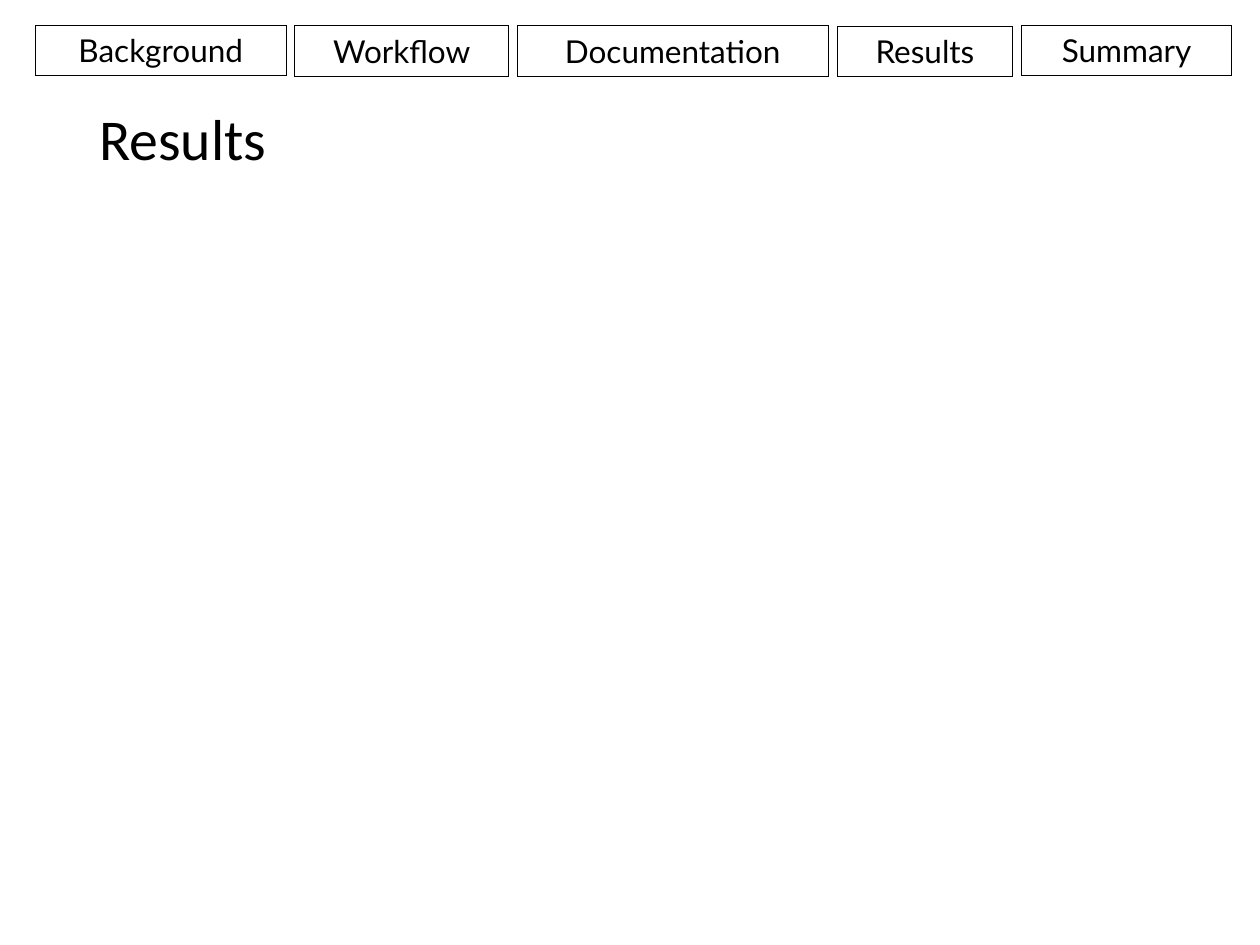
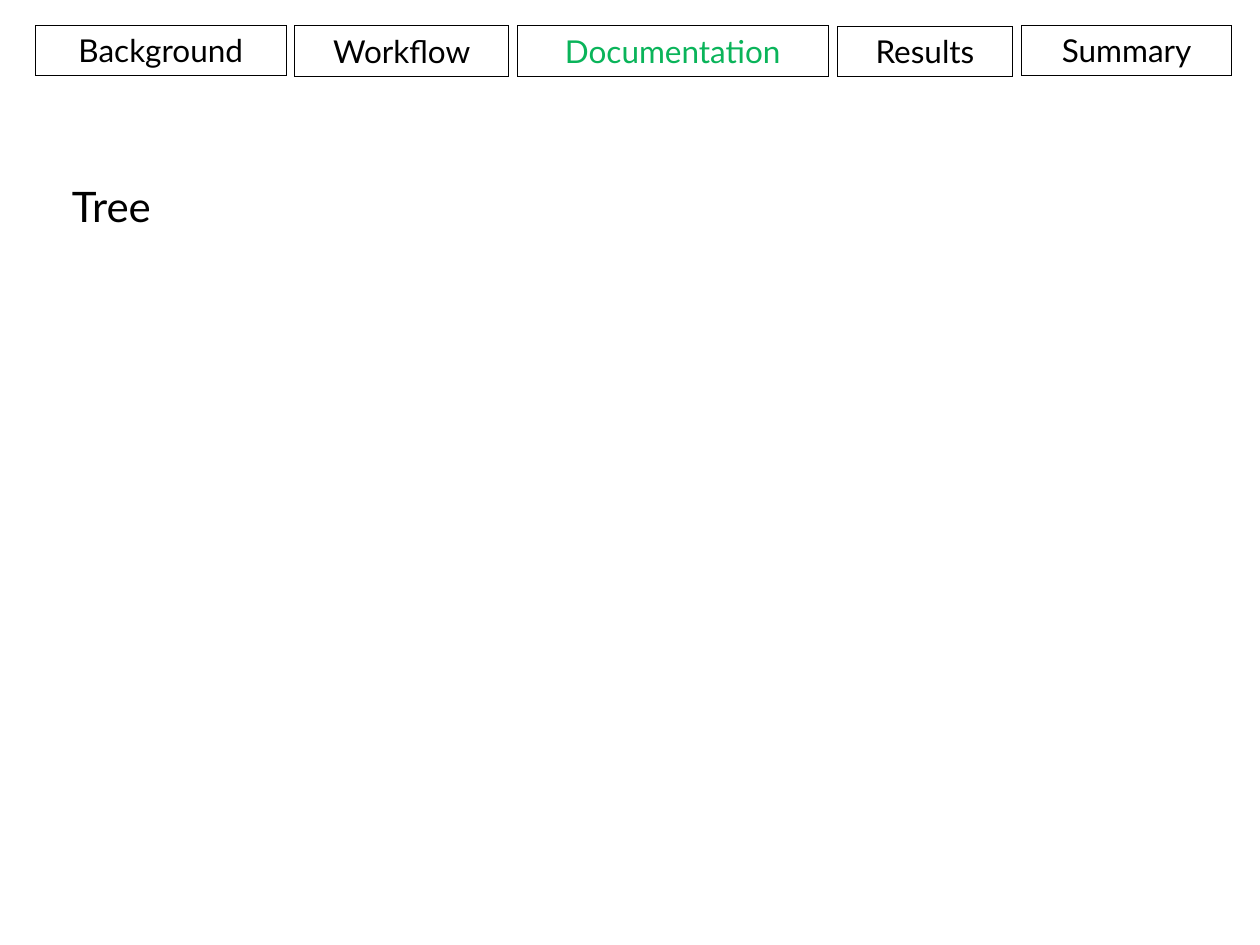
Before and after one commit to aweeger/BCB546X_FinalGroup, a slide deck: slide 24 of Presentation.pptx (slide 17 before the commit). Drawn at 1260x945 pixels with LibreOffice and Linux fonts; fonts in the diff are those of the drawing. Boxes give left, top, right and bottom in pixels: in the first picture for what was removed or moved away, otherwise in the second. Text is boxed around its words. In the diff, an @@ line names an element or a change of style, - is before the commit and + after.

```diff
--- a/Presentation.pptx
+++ b/Presentation.pptx
@@ rectangle "Documentation" at <box>518,26,828,77</box>: text colour #000000 to #0AB45A @@
@@ title removed at <box>99,120,266,161</box> @@
-Results
@@ text added at <box>72,192,151,223</box>, 24 pt, text #000000 @@
+Tree
```
Also in this commit, not shown: 3 other slides changed, 14 slides added, 1 slide removed.
